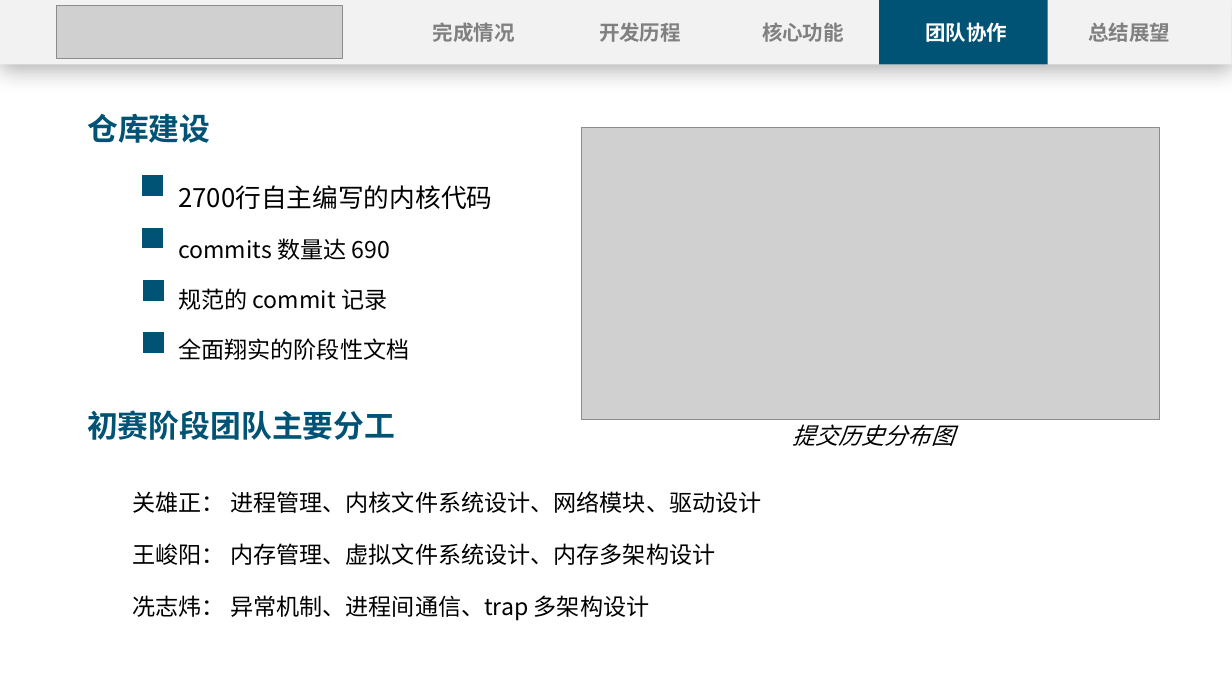
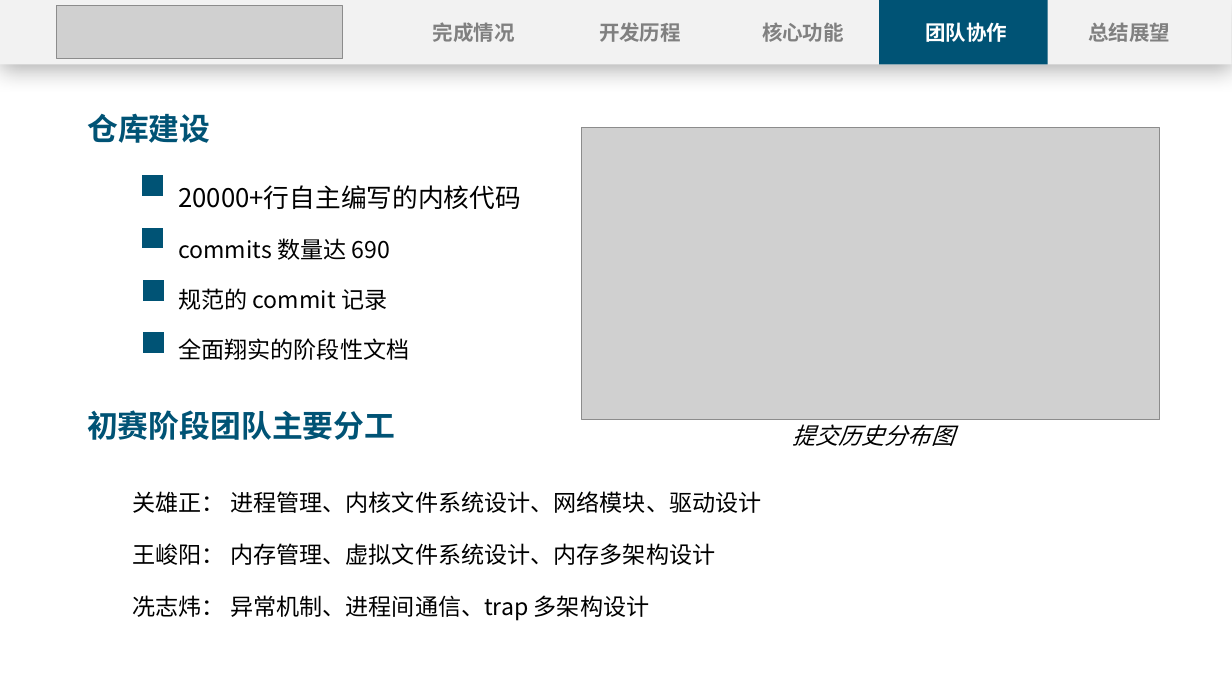
Before and after one commit to RustFlyer/OS, a slide deck: slide 8 of NighthawkOS初赛幻灯片.pptx. Drawn at 1232x693 pixels with LibreOffice and Linux fonts; fonts in the diff are those of the drawing; grey boxes stand for pictures. Boxes give left, top, right and bottom in pixels: in the first picture for what was removed or moved away, otherwise in the second. Text is boxed around its words. In the diff, an @@ line names an element or a change of style, - is before the commit and + after.

```diff
--- a/NighthawkOS初赛幻灯片.pptx
+++ b/NighthawkOS初赛幻灯片.pptx
@@ text at bbox=[178, 185, 521, 209]: text changed @@
-2700行自主编写的内核代码
+20000+行自主编写的内核代码
```
Also in this commit, not shown: 3 other slides changed, 1 slide added, 10 other files.
